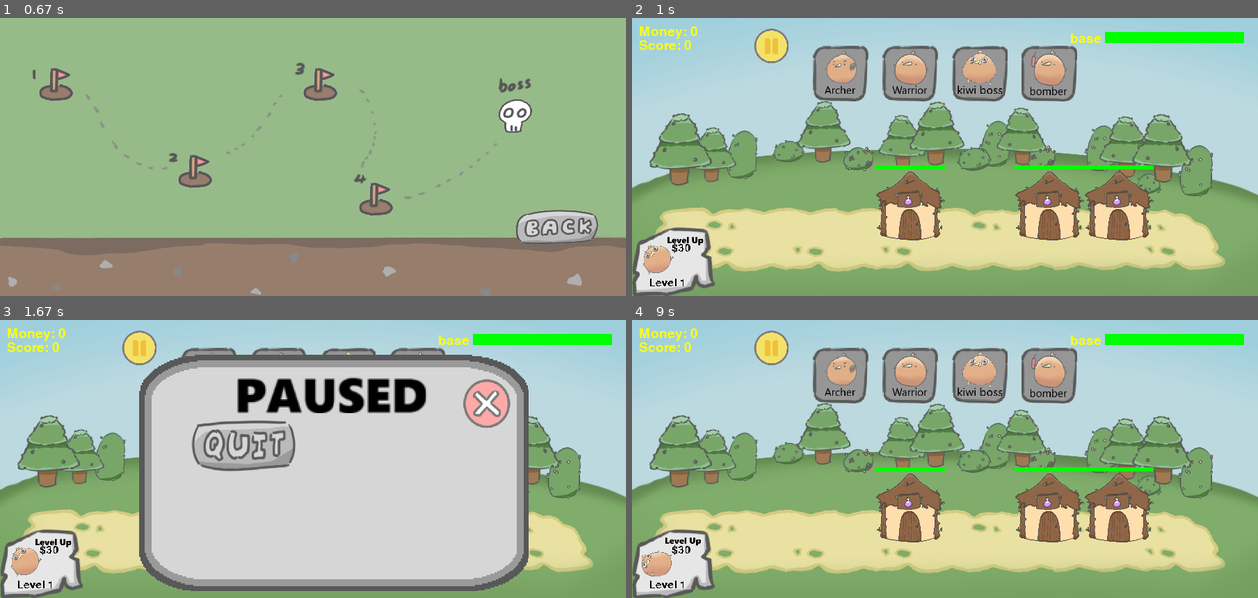
Above: before the commit, frames 1-4 (two rows, left to right).
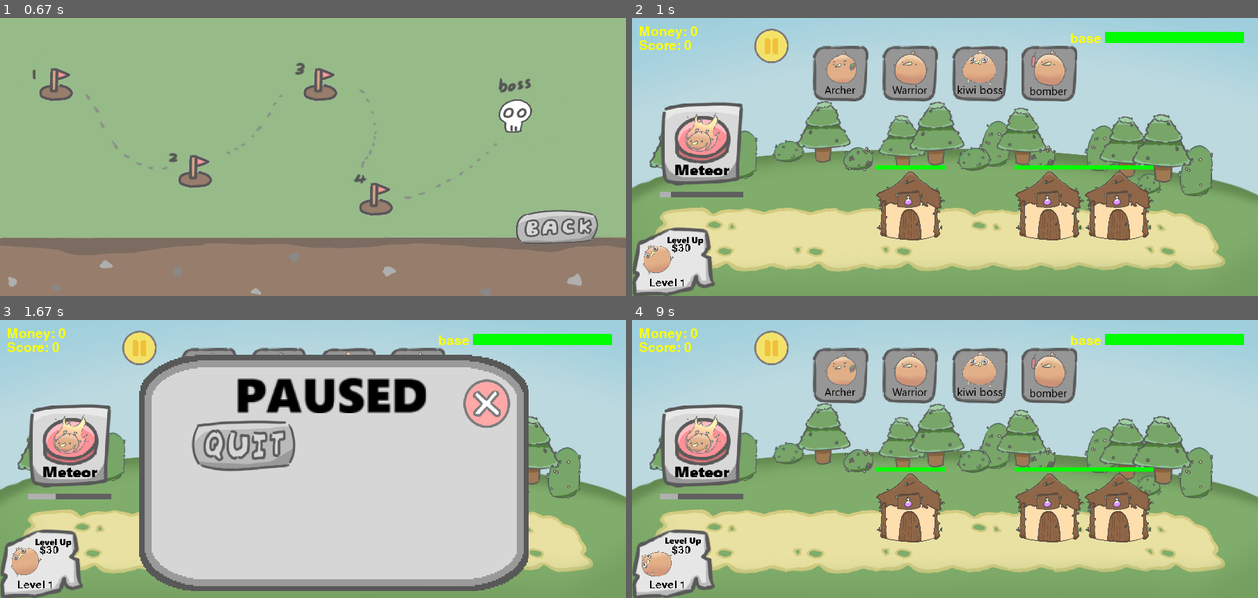
Above: after the commit, the same moments.

Repository: kerothefrog/Actual_Pygame
Game: pygame game, started from main.py
Same seed, same stepped clock (60 frames per second), same inputs: the game is played once before the commit and once after it.
Inputs (mouse positions are in pixels of both pictures, inside the frame that each line leads up to):
- Up to frame 1 (0.67 s): click (137, 87) at 0.38 s
- Up to frame 2 (1 s): click (688, 84) at 0.72 s
- Up to frame 3 (1.67 s): click (406, 361) at 1.05 s; click (150, 356) at 1.38 s
- Up to frame 4 (9 s): click (882, 447) at 8.22 s; click (1145, 417) at 8.55 s; click "$30" at 8.88 s

Frame 1 is identical in both runs. In frame 2, 3.8% of the frame differs, in the area x 4-18%, y 30-65%; in frame 3, 3.8%; in frame 4, 3.8%.

Commit message:
meteor ability added

Diff:
--- a/g_var.py
+++ b/g_var.py
@@ -2,3 +2,4 @@
 score = 0
 paused = False
 money_per_sec = 3
+ticks_since_game_start = 0
--- a/gameplay.py
+++ b/gameplay.py
@@ -68,6 +68,7 @@
     g_var.player_money = 0
     g_var.score = 0
     g_var.money_per_sec = 3
+    g_var.ticks_since_game_start = 0
 
     # --- 背景 ---
     background = pygame.image.load("misks/background.png").convert()
@@ -354,7 +355,7 @@
             else:
                 print('aoe unit update: something went wrong')
 
-            self.update_animation()
+
 
 
         def draw_health(self, surface):
@@ -363,9 +364,6 @@
             ratio = max(self.hp / self.full_hp, 0)
             pygame.draw.rect(surface, RED, (self.rect.x, self.rect.y - 6, bar_width, bar_height))
             pygame.draw.rect(surface, GREEN, (self.rect.x, self.rect.y - 6, bar_width*ratio, bar_height))
-
-
-
 
     class Enemy(pygame.sprite.Sprite):
         def __init__(self,
@@ -548,6 +546,109 @@
 
             self.draw_price_text(screen)
             self.draw_level_text(screen)
+
+    class Meteor_cast_button(Interactive_button):
+        def __init__(
+            self,
+            location,
+            button_surf,
+            hover_button_surf,
+            spawning_event,
+            font = font,
+            size=(120,120),
+            cd_time = 2    #second
+        ):
+            self.location = location
+            button_surf = load_image(button_surf, (120,120))
+            hover_button_surf = load_image(hover_button_surf, (120,120))
+            self.spawning_event = pygame.event.Event(spawning_event)
+
+            self.init_surf = button_surf
+            super().__init__(
+                location=location,
+                font=font,
+                button_surf=button_surf,
+                hover_button_surf=hover_button_surf,
+                size=size
+            )
+
+            self.ready = False
+            self.cd_time = cd_time
+            self.curr_timer = 0
+            self.last_ready_tick = 0
+
+        def draw_cooldown(self, screen):
+            bar_width = self.rect.width
+            bar_height = 8
+            ratio = min((g_var.ticks_since_game_start - self.last_ready_tick)/(60*self.cd_time), 1)
+            pygame.draw.rect(screen, "#606060", (self.rect.x, self.rect.bottom + 10, bar_width, bar_height))
+            pygame.draw.rect(screen, "#AFAFAF", (self.rect.x, self.rect.bottom + 10, bar_width*ratio, bar_height))
+
+
+        def update(self, screen, mouse_button_down_event):
+            super().update(screen)
+
+            if (g_var.ticks_since_game_start - self.last_ready_tick)/60 <= self.cd_time:
+                self.curr_timer = self.cd_time - int((g_var.ticks_since_game_start - self.last_ready_tick)/60)
+
+            if self.curr_timer == 0:
+                self.ready = True
+
+            if super().is_pressed() and mouse_button_down_event and self.ready:
+                self.ready = False
+                self.curr_timer = self.cd_time
+                self.last_ready_tick = g_var.ticks_since_game_start
+                pygame.event.post(self.spawning_event)
+
+    class Meteor_Unit(pygame.sprite.Sprite):
+        def __init__(
+            self,
+            images,
+            attack,
+            attack_range,
+            frame_interval = 0.2,
+            size = (60,60)
+        ):
+            super().__init__()
+
+            self.images_fly = images
+            self.frame_interval = frame_interval
+            self.last_frame_time = time.time()
+            self.image_index = 0
+            self.size = size
+            self.attack = attack
+            self.attack_range = attack_range
+            self.location = self.set_spawn_location()
+            self.image = self.images_fly[self.image_index]
+            self.image=pygame.transform.scale(self.image,size=self.size)
+            self.rect = self.image.get_rect(center = self.location)
+
+        def set_spawn_location(self):
+            return (random.randint(100,700), 50)
+
+        def update_animation(self):
+            now = time.time()
+            if now - self.last_frame_time > self.frame_interval:
+                self.image_index = (self.image_index + 1) % (len(self.images_fly))
+                self.image = self.images_fly[self.image_index]
+                self.image=pygame.transform.scale(self.image,self.size)
+                self.image=pygame.transform.flip(self.image,1,0)
+                self.last_frame_time = now
+
+        def update(self, enemies):
+            self.update_animation()
+            self.rect.center = (self.rect.center[0]+1, self.rect.center[1]+2)
+            if self.rect.centery > 300:
+                for e in enemies:
+                    distance = abs(e.rect.x - self.rect.x)
+                    if 0 < distance <= self.attack_range:
+                        e.hp -= self.attack
+                self.kill()
+
+
+
+
+
 
     # ---------- 初始敵人與塔 ----------
     # for i in range(3):
@@ -597,6 +698,17 @@
         hover_button_surf="UI/level_up_button_1.png"
     ))
 
+    #---cast meteor---
+    meteor_spawn = pygame.event.custom_type()
+    meteors = pygame.sprite.Group()
+
+    meteor_cast_button = pygame.sprite.GroupSingle(Meteor_cast_button(
+        location=(100,180),
+        button_surf="UI/meteor_button.png",
+        hover_button_surf="UI/meteor_button.png",
+        spawning_event=meteor_spawn
+    ))
+
     # ---enemy spawning timer---
     enemy_spawn = pygame.event.custom_type()
     pygame.time.set_timer(enemy_spawn, 2000)
@@ -628,6 +740,9 @@
             pause_menu_quit_button.update(screen)
 
         else:
+            #count ticks when not paused
+            g_var.ticks_since_game_start += 1
+
             # 每秒加錢
             now = time.time()
             if now - last_income_time >= 1:
@@ -771,6 +886,17 @@
                         ))
                         g_var.player_money -= 100
 
+                #spawning meteors
+                if event.type == meteor_spawn:
+                    walk_images = [pygame.image.load(f"birdani/kiwi_meteor_{i}.png") for i in range(1,6)]
+                    for i in range(10):
+                        meteors.add(Meteor_Unit(
+                            images=walk_images,
+                            attack=10,
+                            attack_range=50,
+                        ))
+
+
             # 更新
             allies.update(enemies)
             enemies.update(allies)
@@ -786,6 +912,8 @@
                         g_var.player_money -= level_up_button.sprite.price_to_next_level[level_up_button.sprite.level-1]
                         level_up_button.sprite.level += 1
             g_var.money_per_sec = level_up_button.sprite.money_per_second[level_up_button.sprite.level-1]
+            meteor_cast_button.update(screen, mouse_button_down_event)
+            meteors.update(enemies)
 
 
             # 檢查敵人攻擊基地
@@ -822,6 +950,8 @@
             allies.draw(screen)
             enemies.draw(screen)
             character_select_boxes.draw(screen)
+            meteor_cast_button.draw(screen)
+            meteors.draw(screen)
             for arrow in arrows:
                 arrow.draw(screen)
             for effect in hit_effects:
@@ -840,6 +970,9 @@
             money_text = font.render(f"Money: {g_var.player_money}", True, YELLOW)
             screen.blit(money_text, (10,10))
 
+            # draw meteor cd bar
+            meteor_cast_button.sprite.draw_cooldown(screen)
+
             # draw base hp box
             pygame.draw.rect(screen, RED, (WIDTH-220, 20, 200, 16))
             pygame.draw.rect(screen, GREEN, (WIDTH-220, 20, 200*(BASE_HP/100), 16))
Binary file added: UI/meteor_button.png
Binary file added: birdani/kiwi_meteor_1.png
Binary file added: birdani/kiwi_meteor_2.png
Binary file added: birdani/kiwi_meteor_3.png
Binary file added: birdani/kiwi_meteor_4.png
Binary file added: birdani/kiwi_meteor_5.png
